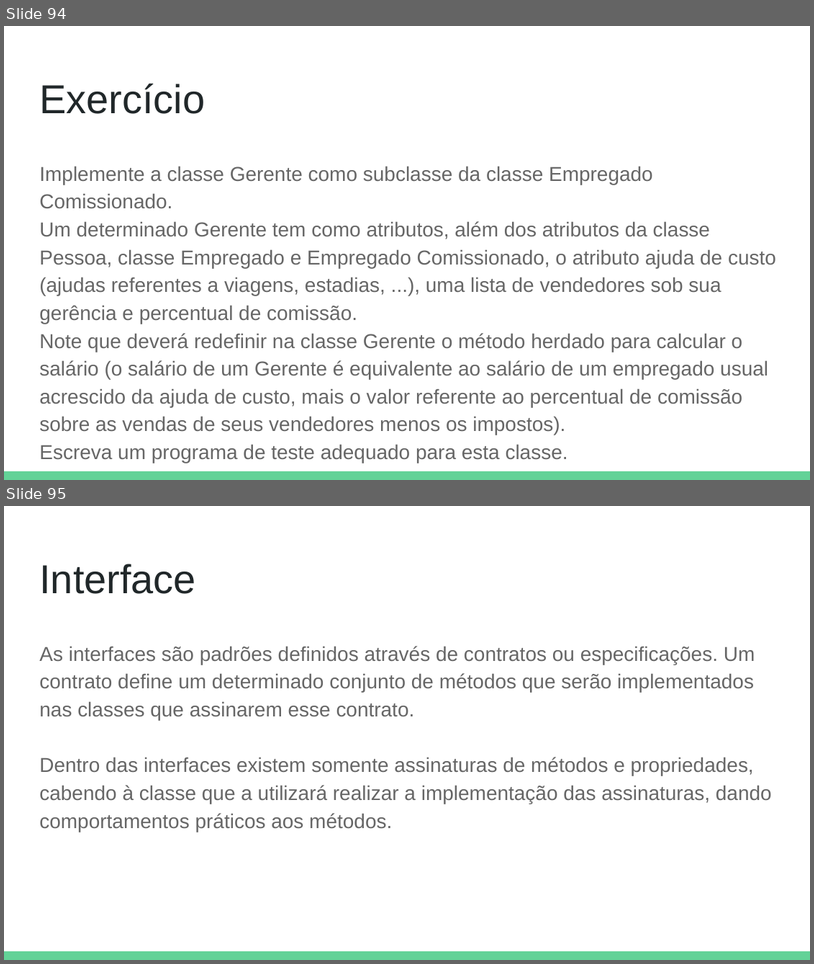
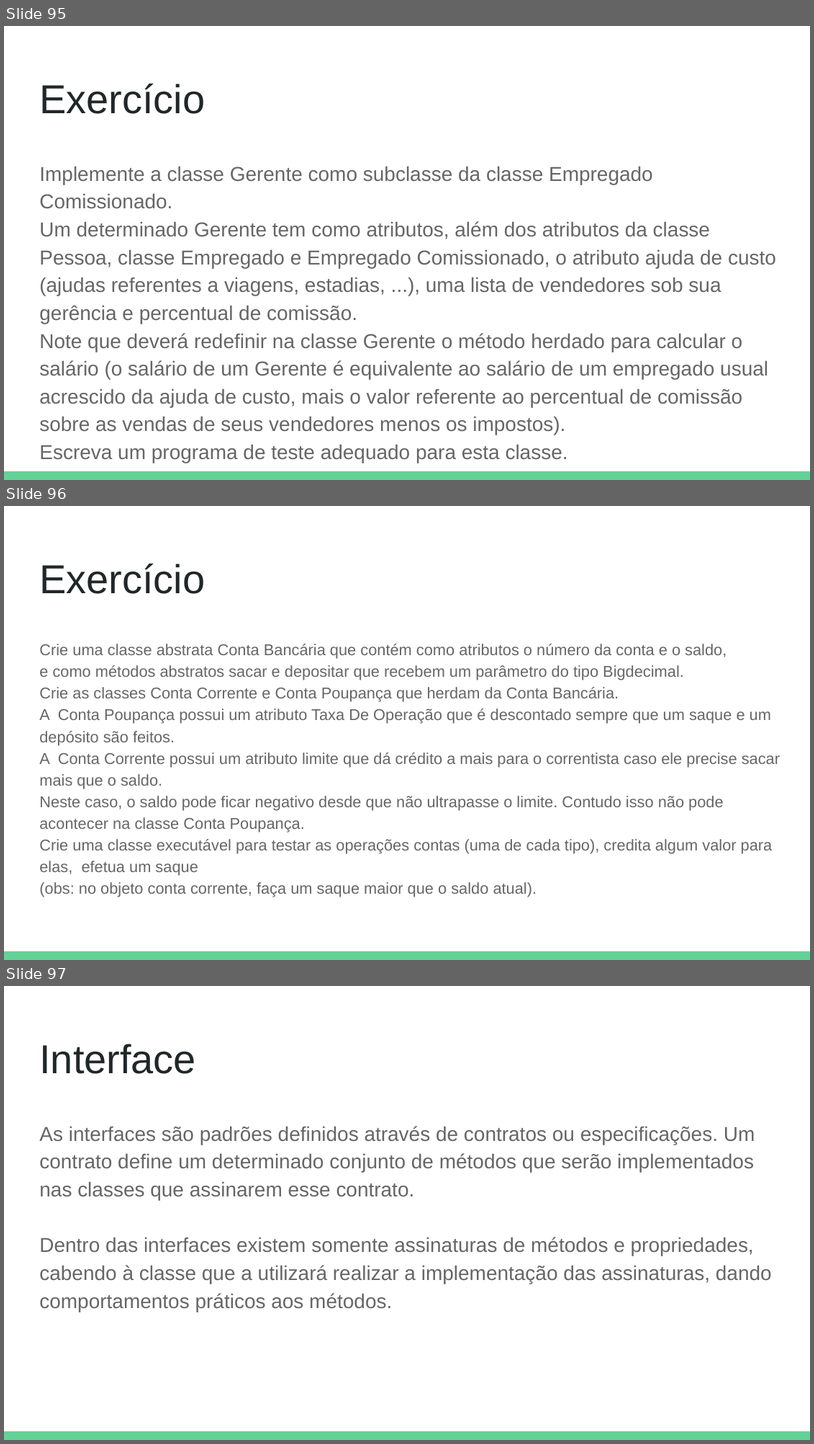
Before and after one commit to DeboraMendes/bootcamp, a slide deck: Java e Programação Orientada a Objetos.pptx. Shown one above the other, each under a label of ours: slides 94 and 95 before the commit, slides 95, 96 and 97 after it. The pictures are 814x964 and 814x1444 pixels, drawn with LibreOffice and Linux fonts; fonts in the diff are those of the drawing. Boxes give left, top, right and bottom in pixels: in the first picture for what was removed or moved away, otherwise in the second. Text is boxed around its words. In the diff, an @@ line names an element or a change of style, - is before the commit and + after.

```diff
--- a/Java e Programação Orientada a Objetos.pptx
+++ b/Java e Programação Orientada a Objetos.pptx
@@ slide 96 added at (4,506,810,960), background #FFFFFF; not listed: 1 template element that a slide beside it also shows @@
@@ title added at (39,563,205,594), 36 pt, text #202729 @@
+Exercício
@@ text added at (39,644,780,896), 14 pt, text #666666 @@
+Crie uma classe abstrata Conta Bancária que contém como atributos o número da conta e o saldo,
+e como métodos abstratos sacar e depositar que recebem um parâmetro do tipo Bigdecimal.
+Crie as classes Conta Corrente e Conta Poupança que herdam da Conta Bancária.
+A Conta Poupança possui um atributo Taxa De Operação que é descontado sempre que um saque e um depósito são feitos.
+A Conta Corrente possui um atributo limite que dá crédito a mais para o correntista caso ele precise sacar mais que o saldo.
+Neste caso, o saldo pode ficar negativo desde que não ultrapasse o limite. Contudo isso não pode acontecer na classe Conta Poupança.
+Crie uma classe executável para testar as operações contas (uma de cada tipo), credita algum valor para elas, efetua um saque
+(obs: no objeto conta corrente, faça um saque maior que o saldo atual).
@@ what was slide 94 is now slide 95 @@
@@ what was slide 95 is now slide 97 @@
```
Also in this commit, not shown: 1 other slide added.
